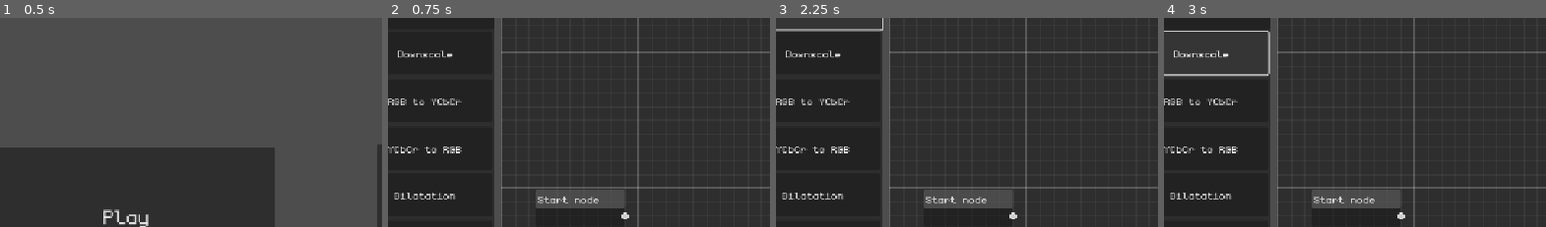
Above: before the commit, frames 1-4 (left to right).
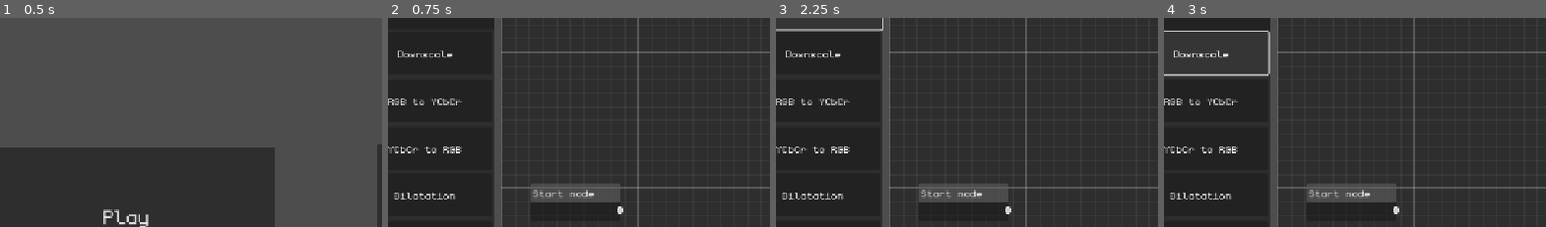
Above: after the commit, the same moments.

Repository: Akkuun/PixOp
Game: Godot game, scene res://Scenes/menu.tscn
The game is run twice, just before and just after one commit, with the same random seed, the same clock (stepped at 60 frames per second) and the same inputs.
Inputs:
- Up to frame 1 (0.5 s): no input
- Up to frame 2 (0.75 s): click "Play" at 0.5 s
- Up to frame 3 (2.25 s): click "Blur" at 1.25 s; click "Erosion" at 2 s
- Up to frame 4 (3 s): click "Downscale" at 2.75 s
The pictures show only the part of the screen within x 5-55%, y 26-76%; the shares and areas given below are measured in that part.

Frame 1 is identical in both runs. In frame 2, 1.7% of the frame differs, in the area x 37-64%, y 79-97%; in frame 3, 1.7%; in frame 4, 1.7%.

Commit message:
¨clearSound¨

Diff:
--- a/Scenes/mainScene2D.tscn
+++ b/Scenes/mainScene2D.tscn
@@ -18,6 +18,7 @@
 [ext_resource type="PackedScene" uid="uid://dvd5lsolck4a5" path="res://prefab/Graph/Nodes/difference_node.tscn" id="9_okhx4"]
 [ext_resource type="PackedScene" uid="uid://kbmqltg2ekqs" path="res://prefab/Graph/Nodes/blur_background_node.tscn" id="9_ys8n2"]
 [ext_resource type="AudioStream" uid="uid://bfu05hcof173y" path="res://ressources/sound/connectionSound.mp3" id="13_g0jy3"]
+[ext_resource type="AudioStream" uid="uid://bktn4mdtgohgw" path="res://ressources/sound/clearSound.mp3" id="14_8jv5d"]
 
 [node name="MainScene2d" type="Node2D" node_paths=PackedStringArray("current", "target", "graph_edit")]
 position = Vector2(10.11, 0)
@@ -174,6 +175,7 @@
 show_arrange_button = false
 script = ExtResource("6_y6xl6")
 connectionSound = ExtResource("13_g0jy3")
+clearSound = ExtResource("14_8jv5d")
 startNode = NodePath("Start_node")
 endNode = NodePath("Final_node")
 
@@ -231,10 +233,10 @@
 
 [node name="Start_node" parent="Control/HSplitContainer/GraphEdit" instance=ExtResource("6_hs7us")]
 layout_mode = 0
-offset_left = 48.89
-offset_top = 402.0
-offset_right = 179.89001
-offset_bottom = 457.0
+offset_left = 41.89
+offset_top = 393.0
+offset_right = 172.89001
+offset_bottom = 448.0
 mouse_filter = 1
 theme = ExtResource("1_sjd8l")
-position_offset = Vector2(48.89, 402)
+position_offset = Vector2(41.89, 393)
--- a/Scripts/Graph/GraphEditor.gd
+++ b/Scripts/Graph/GraphEditor.gd
@@ -2,10 +2,12 @@
 
 
 @export var connectionSound: AudioStream
+@export var clearSound : AudioStream
 @export var startNode : GraphNode
 @export var endNode : GraphNode
 
-var audio_player: AudioStreamPlayer
+var audio_player_connection: AudioStreamPlayer
+var audio_player_clear : AudioStreamPlayer
 
 
 
@@ -14,14 +16,17 @@
 	connection_request.connect(_on_connection_request)
 	disconnection_request.connect(_on_disconnection_request)
 
-	audio_player = AudioStreamPlayer.new()
-	audio_player.stream = connectionSound
-	add_child(audio_player)
+	audio_player_connection = AudioStreamPlayer.new()
+	audio_player_clear = AudioStreamPlayer.new()
+	audio_player_connection.stream = connectionSound
+	audio_player_clear.stream = clearSound
+	add_child(audio_player_connection)
+	add_child(audio_player_clear)
 
 func _on_connection_request(from_node: StringName, from_port: int, to_node: StringName, to_port: int):
 	if isConnectionValid(from_node, from_port, to_node, to_port):
 		connect_node(from_node, from_port, to_node, to_port)
-		audio_player.play()
+		audio_player_connection.play()
 
 
 func _on_disconnection_request(from_node: StringName, from_port: int, to_node: StringName, to_port: int):
@@ -52,3 +57,4 @@
 							disconnect_node(conn["from_node"], conn["from_port"], conn["to_node"], conn["to_port"])
 					# Supprime le node
 					child.queue_free()
+			audio_player_clear.play()
Not shown: 1 places in Scenes/mainScene2D.tscn that only renumber resources
Not shown, added: ressources/sound/clearSound.mp3.import
Not shown, added: ressources/sound/clearSound.mp3
